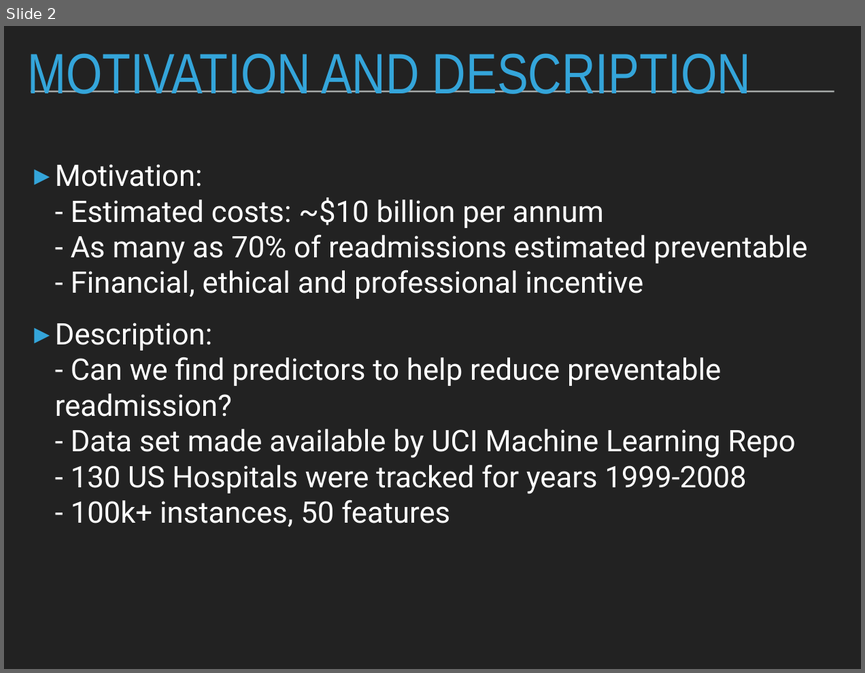
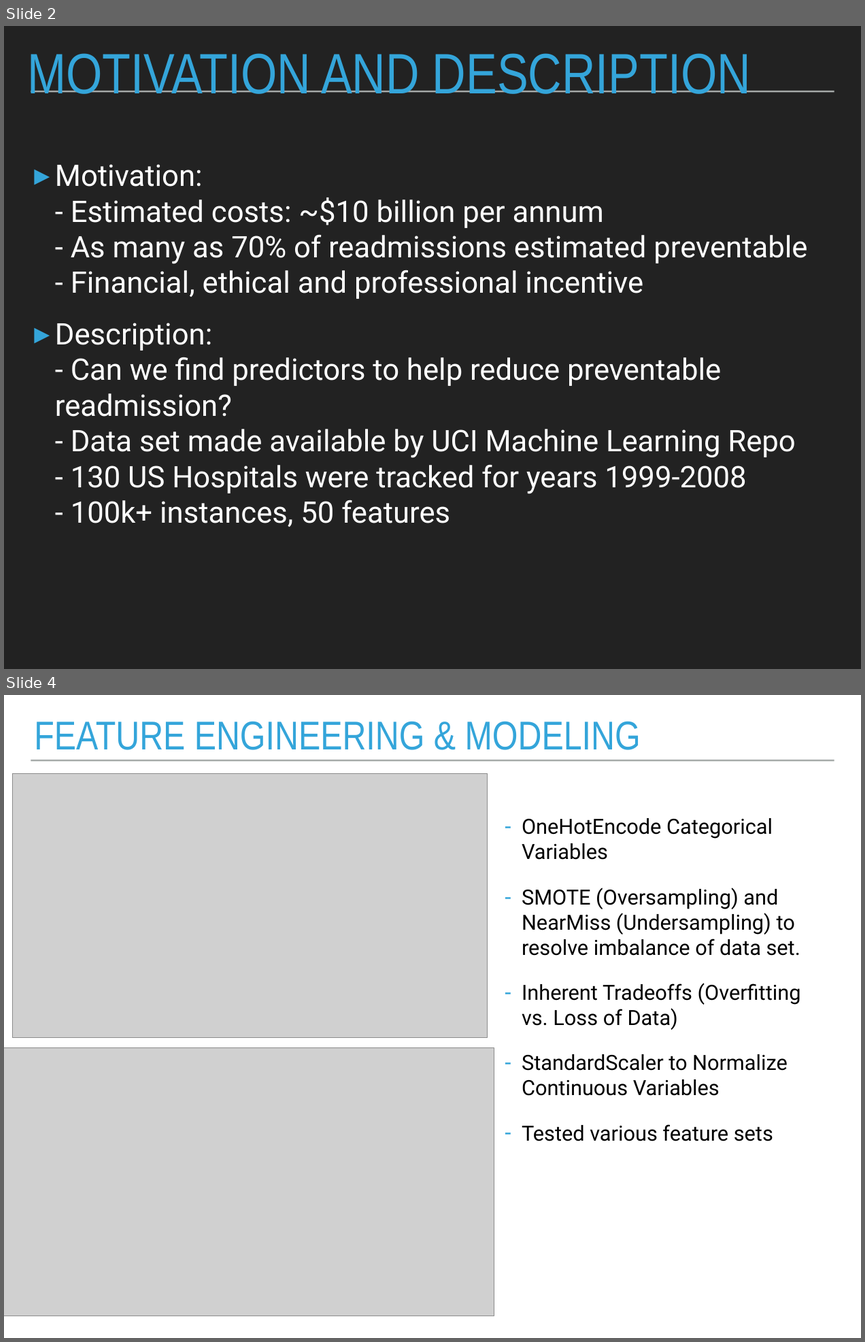
Before and after one commit to clstaub/Predicting_Hospital_Readmissions, a slide deck: Predicting_Hospital_Readmissions.pptx. Shown one above the other, each under a label of ours: slide 2 before the commit, slides 2 and 4 after it; the slides between them are not shown. The pictures are 865x673 and 865x1342 pixels, drawn with LibreOffice and Linux fonts; fonts in the diff are those of the drawing; grey boxes stand for pictures. Boxes give left, top, right and bottom in pixels: in the first picture for what was removed or moved away, otherwise in the second. Text is boxed around its words. In the diff, an @@ line names an element or a change of style, - is before the commit and + after.

```diff
--- a/Predicting_Hospital_Readmissions.pptx
+++ b/Predicting_Hospital_Readmissions.pptx
@@ slide 4 added at [4,695,861,1338], background #FFFFFF; not listed: 1 template element that a slide beside it also shows @@
@@ title added at [34,721,640,750], 48 pt, text #34A5DA @@
+FEATURE ENGINEERING & MODELING
@@ picture added at [12,773,487,1037] @@
@@ text added at [521,818,801,1141], 25 pt, text #000000 @@
+– OneHotEncode Categorical Variables
+– SMOTE (Oversampling) and NearMiss (Undersampling) to resolve imbalance of data set.
+– Inherent Tradeoffs (Overfitting vs. Loss of Data)
+– StandardScaler to Normalize Continuous Variables
+– Tested various feature sets
@@ picture added at [4,1047,494,1316] @@
```
Also in this commit, not shown: 2 slides changed, 1 other slide added, 2 slides removed, 3 other files.
